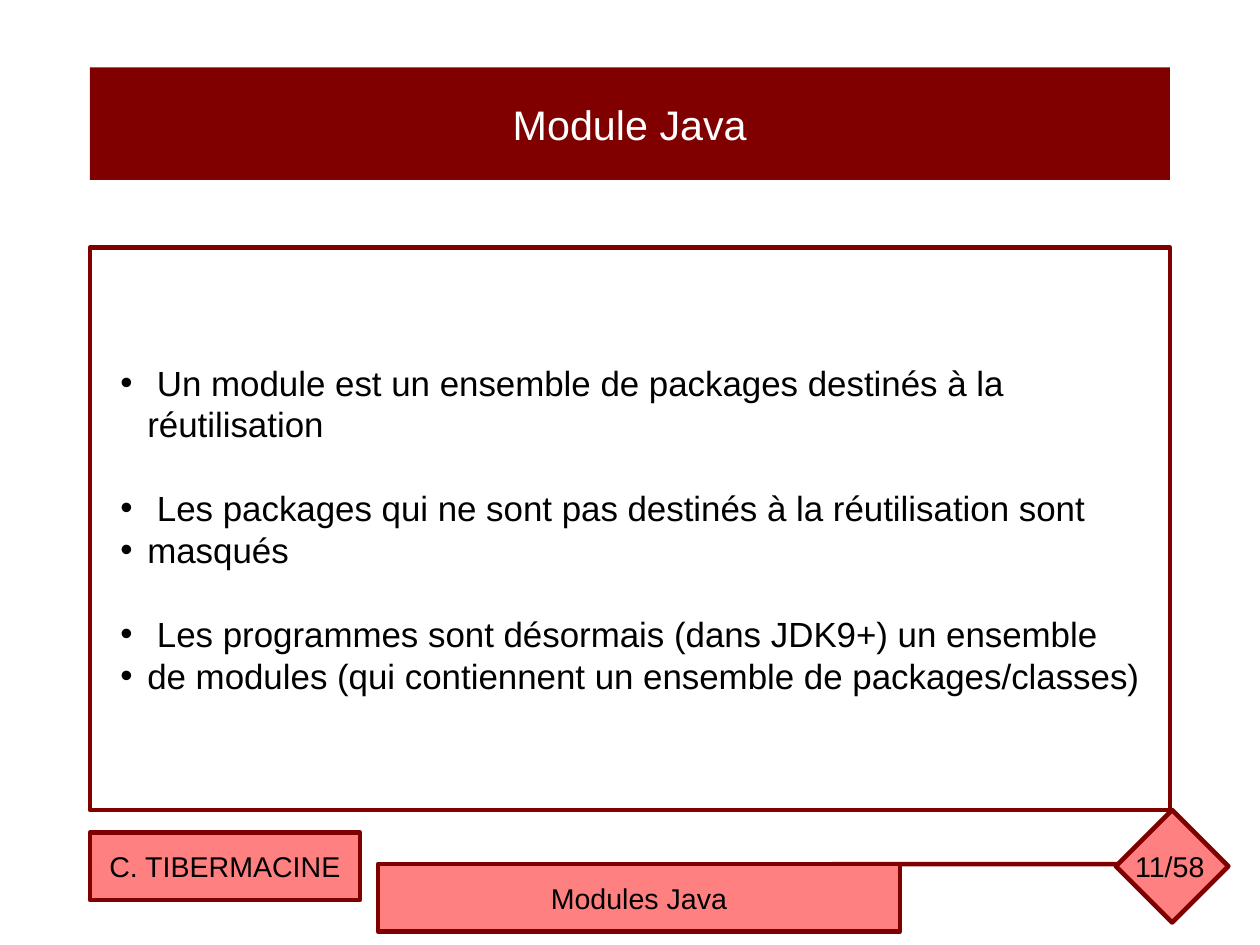
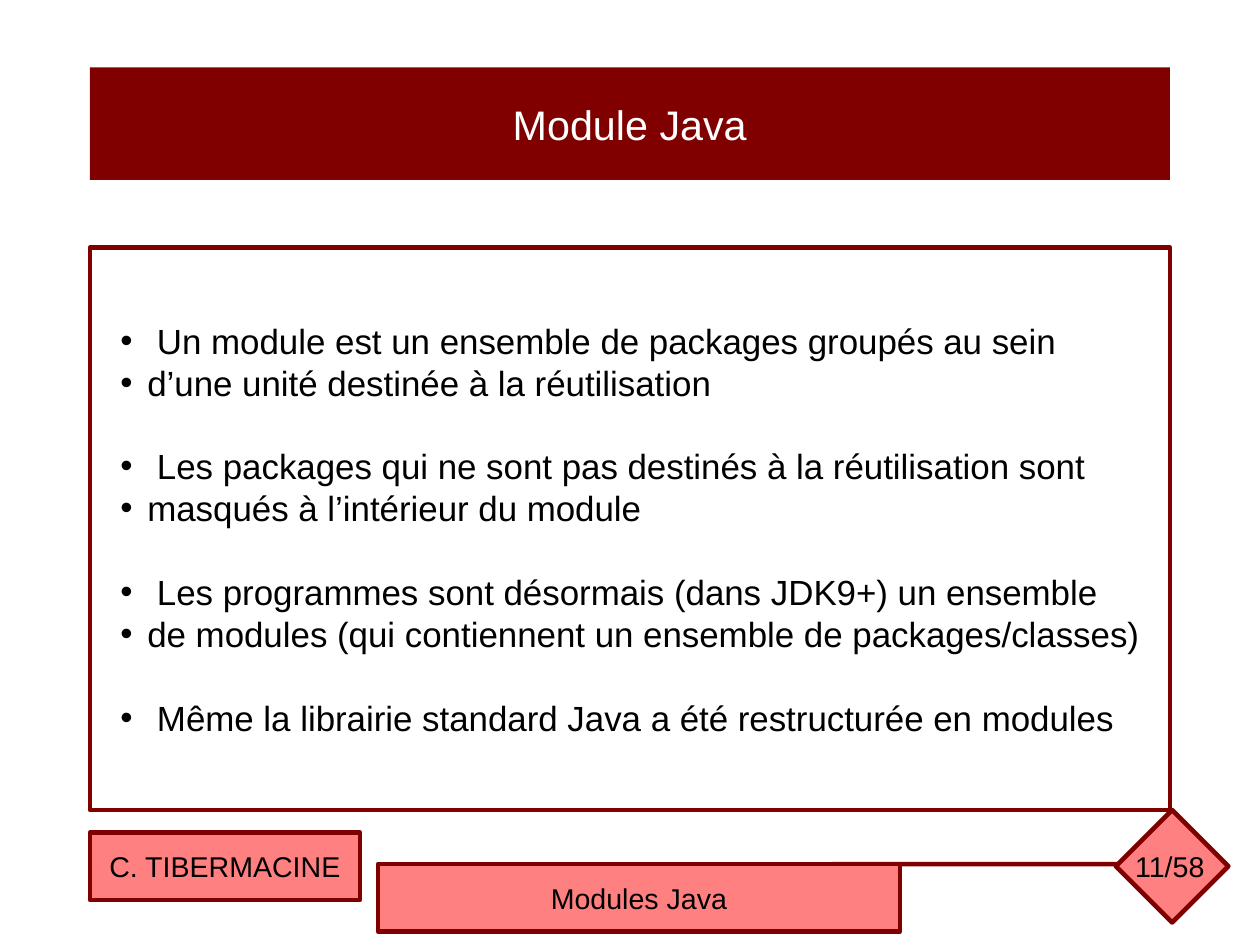
Before and after one commit to ctiber/composants, a slide deck: slide 11 of cours/cours6.odp. Drawn at 1260x945 pixels with LibreOffice and Linux fonts; fonts in the diff are those of the drawing. Boxes give left, top, right and bottom in pixels: in the first picture for what was removed or moved away, otherwise in the second. Text is boxed around its words. In the diff, an @@ line names an element or a change of style, - is before the commit and + after.

```diff
--- a/cours/cours6.odp
+++ b/cours/cours6.odp
@@ text in rectangle at (147,328,1056,397): text changed @@
-• Un module est un ensemble de packages destinés à la réutilisation
+• Un module est un ensemble de packages groupés au sein
+• d’une unité destinée à la réutilisation
@@ text in rectangle at (147,495,641,528): text changed @@
-• masqués
+• masqués à l’intérieur du module
@@ text in rectangle at (157,705,1114,732): paragraph added @@
+• Même la librairie standard Java a été restructurée en modules
```
Also in this commit, not shown: 21 other slides changed, 1 other file.
